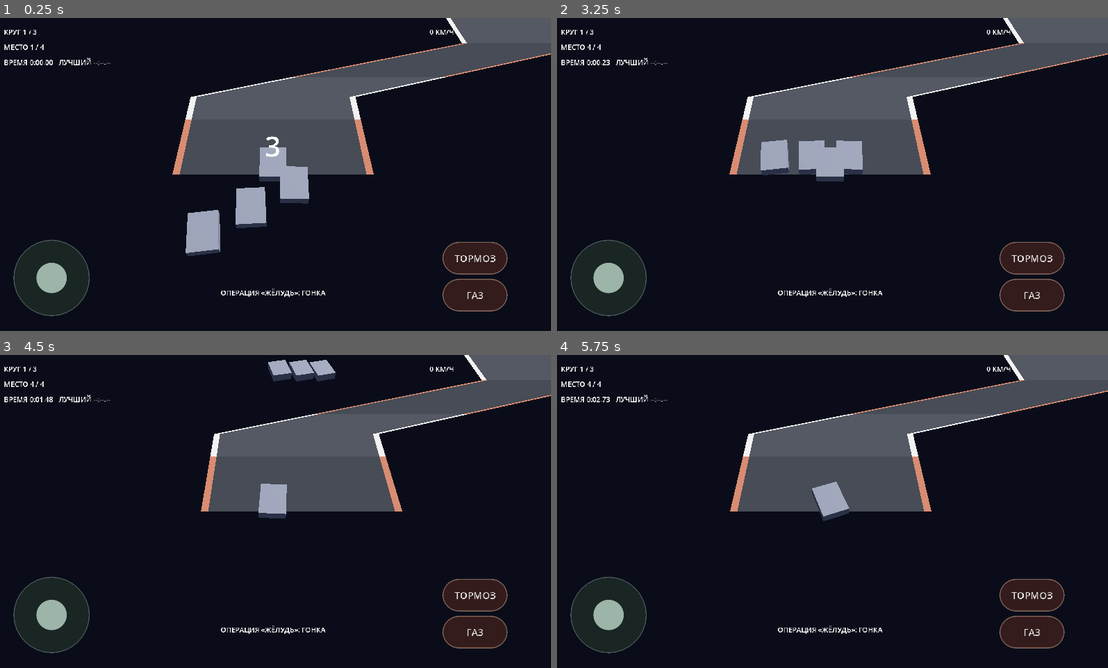
Above: before the commit, frames 1-4 (two rows, left to right).
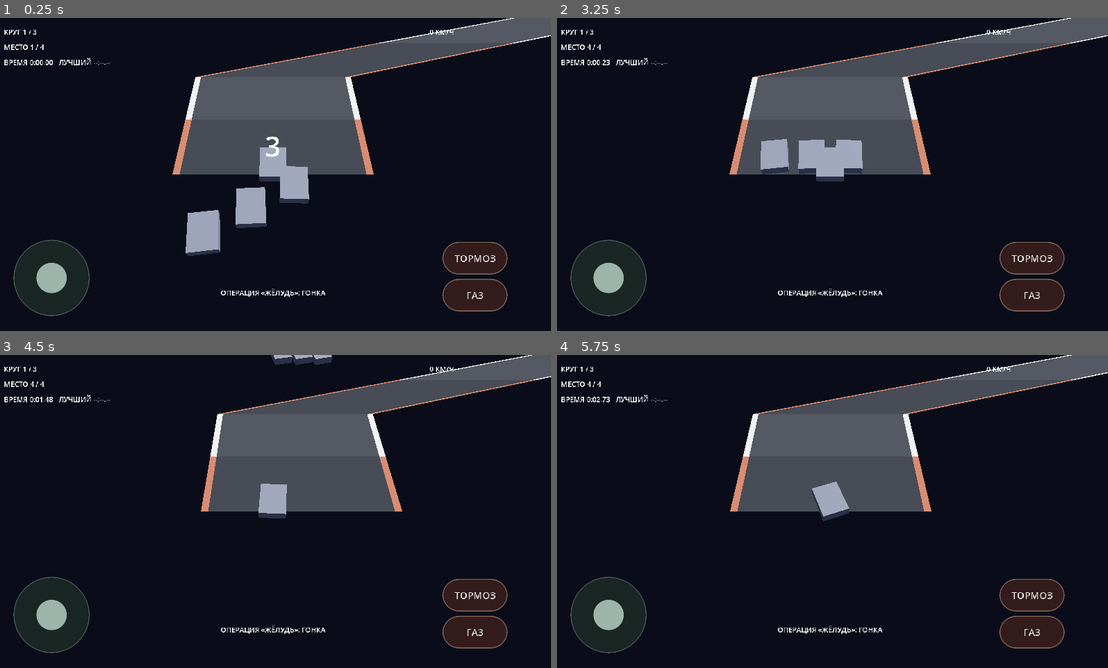
Above: after the commit, the same moments.

Repository: masterofmagic234/Arkon
Game: Godot game, scene res://scenes/level2.tscn
Two runs of this game, one before a commit and one after it. Both use one fixed random seed, a clock stepped at 60 frames per second and the inputs below. This scene is started directly instead of the project's main scene.
Inputs (mouse positions are in pixels of both pictures, inside the frame that each line leads up to):
- Up to frame 1 (0.25 s): no input
- Up to frame 2 (3.25 s): click "ТОРМОЗ" at 0.5 s; click "ГАЗ" at 1.25 s; tap Enter at 2 s; move the mouse to (953, 158) at 2.02 s; hold D (race_right) 2.03-2.75 s; click (953, 158) at 2.17 s; tap Space at 2.75 s; drag from (716, 190) to (804, 237) at 2.77 s
- Up to frame 3 (4.5 s): move the mouse to (330, 442) at 3.52 s; hold D (race_right) 3.53-4.25 s; drag from (247, 574) to (104, 464) at 4.27 s
- Up to frame 4 (5.75 s): move the mouse to (997, 558) at 5.02 s; hold A (race_left) from 5.03 s (still down)

The runs differ from the first frame. In frame 1, 5.6% of the frame differs, in the area x 33-100%, y 0-76%; in frame 2, 5.7%; in frame 3, 6.3%, in the area x 38-100%, y 0-26%; in frame 4, 5.6%.

Commit message:
Extend Level 2 race track pattern

Diff:
--- a/scripts/race_level_data.gd
+++ b/scripts/race_level_data.gd
@@ -9,18 +9,32 @@
 enum Seg { STRAIGHT, CURVE_L, CURVE_R, HAIRPIN_L, HAIRPIN_R, CHICANE }
 
 const TRACK_PATTERN := [
-    Seg.STRAIGHT, Seg.STRAIGHT, Seg.STRAIGHT, Seg.STRAIGHT,
-    Seg.CURVE_L, Seg.CURVE_L, Seg.CURVE_L,
+    # Стартовая прямая
+    Seg.STRAIGHT, Seg.STRAIGHT, Seg.STRAIGHT, Seg.STRAIGHT, Seg.STRAIGHT,
+    # Плавный левый
+    Seg.CURVE_L, Seg.CURVE_L, Seg.CURVE_L, Seg.CURVE_L, Seg.CURVE_L,
+    # Короткая прямая
     Seg.STRAIGHT, Seg.STRAIGHT,
-    Seg.CURVE_R, Seg.CURVE_R, Seg.CURVE_R, Seg.CURVE_R,
+    # Правый с шпилькой
+    Seg.CURVE_R, Seg.CURVE_R, Seg.CURVE_R, Seg.HAIRPIN_R, Seg.HAIRPIN_R,
+    # Прямая с шиканой
+    Seg.STRAIGHT, Seg.STRAIGHT, Seg.CHICANE, Seg.CHICANE, Seg.CHICANE,
     Seg.STRAIGHT, Seg.STRAIGHT,
-    Seg.HAIRPIN_L,
+    # Длинный левый
+    Seg.CURVE_L, Seg.CURVE_L, Seg.CURVE_L, Seg.CURVE_L, Seg.CURVE_L,
+    Seg.CURVE_L, Seg.CURVE_L,
+    # Прямая
+    Seg.STRAIGHT, Seg.STRAIGHT, Seg.STRAIGHT,
+    # Правый
+    Seg.CURVE_R, Seg.CURVE_R, Seg.CURVE_R,
+    # Шпилька левая
+    Seg.HAIRPIN_L, Seg.HAIRPIN_L,
+    # Прямая
     Seg.STRAIGHT, Seg.STRAIGHT,
-    Seg.CHICANE, Seg.CHICANE, Seg.CHICANE,
-    Seg.STRAIGHT, Seg.STRAIGHT, Seg.STRAIGHT,
-    Seg.CURVE_R, Seg.CURVE_R,
-    Seg.STRAIGHT,
-    Seg.CURVE_L, Seg.CURVE_L, Seg.CURVE_L,
+    # Шикана
+    Seg.CHICANE, Seg.CHICANE,
+    # Финишная прямая
+    Seg.STRAIGHT, Seg.STRAIGHT, Seg.STRAIGHT, Seg.STRAIGHT, Seg.STRAIGHT,
     Seg.STRAIGHT, Seg.STRAIGHT, Seg.STRAIGHT, Seg.STRAIGHT,
 ]
 
